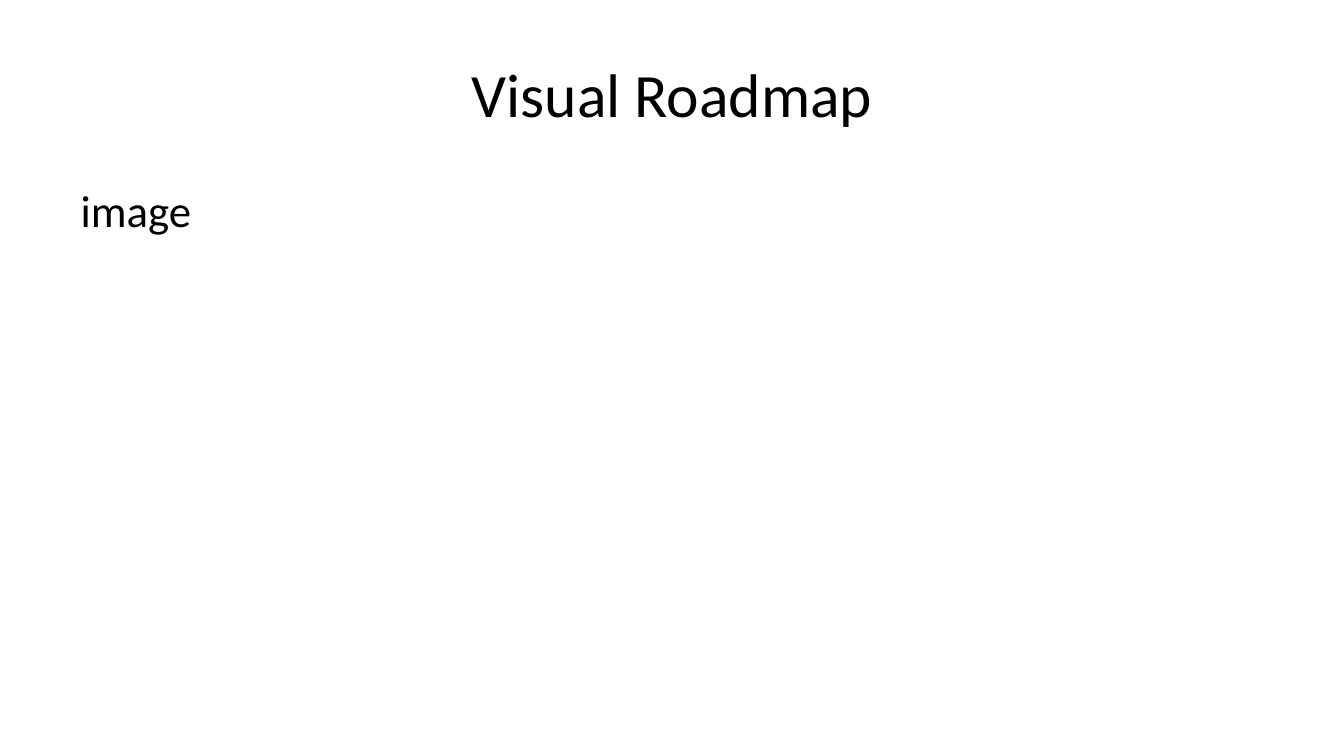
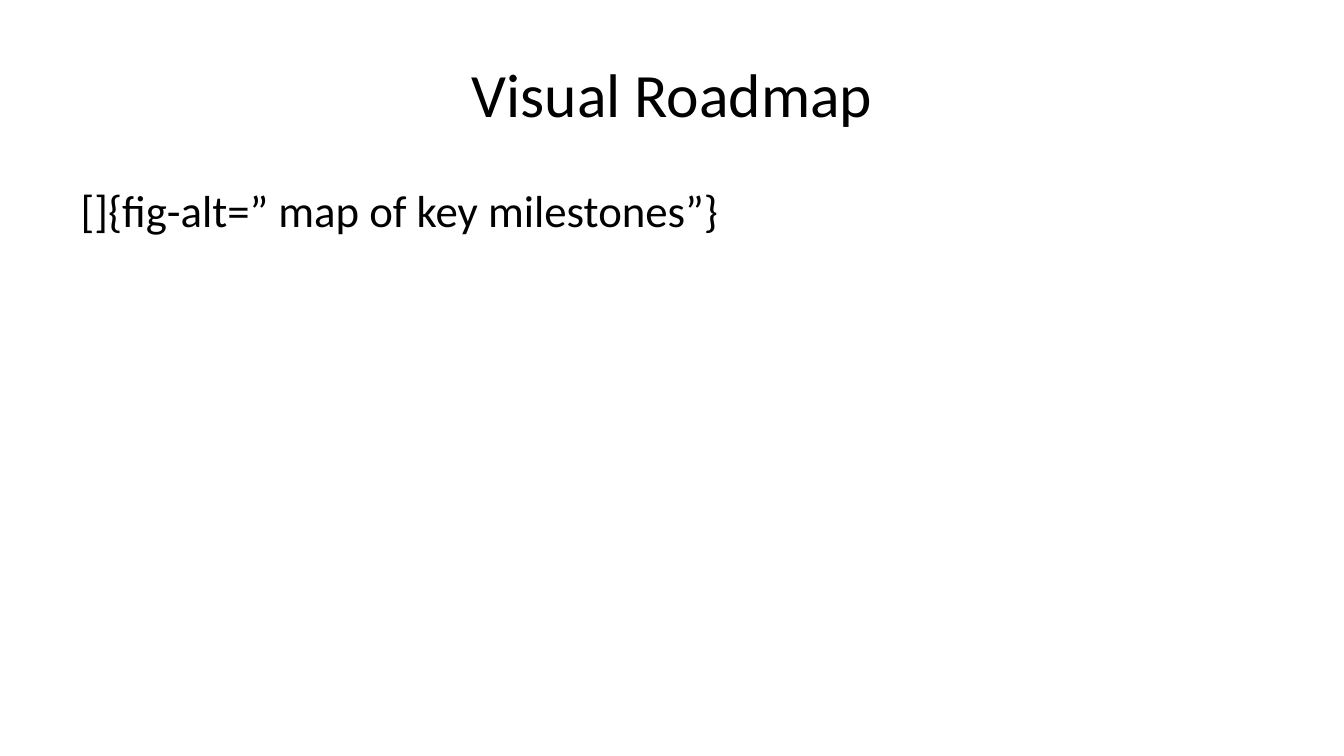
Before and after one commit to melbs/tc2benson, a slide deck: slide 10 of docs/index.pptx (slide 14 before the commit). Drawn at 1344x756 pixels with LibreOffice and Linux fonts; fonts in the diff are those of the drawing. Boxes give left, top, right and bottom in pixels: in the first picture for what was removed or moved away, otherwise in the second. Text is boxed around its words. In the diff, an @@ line names an element or a change of style, - is before the commit and + after.

Commit message:
Images, files, navbar, content

```diff
--- a/docs/index.pptx
+++ b/docs/index.pptx
@@ text at (81, 194, 718, 235): text changed @@
-image
+[]{fig-alt=” map of key milestones”}
```
Also in this commit, not shown: 6 other slides changed, 4 slides removed, 37 other files.
